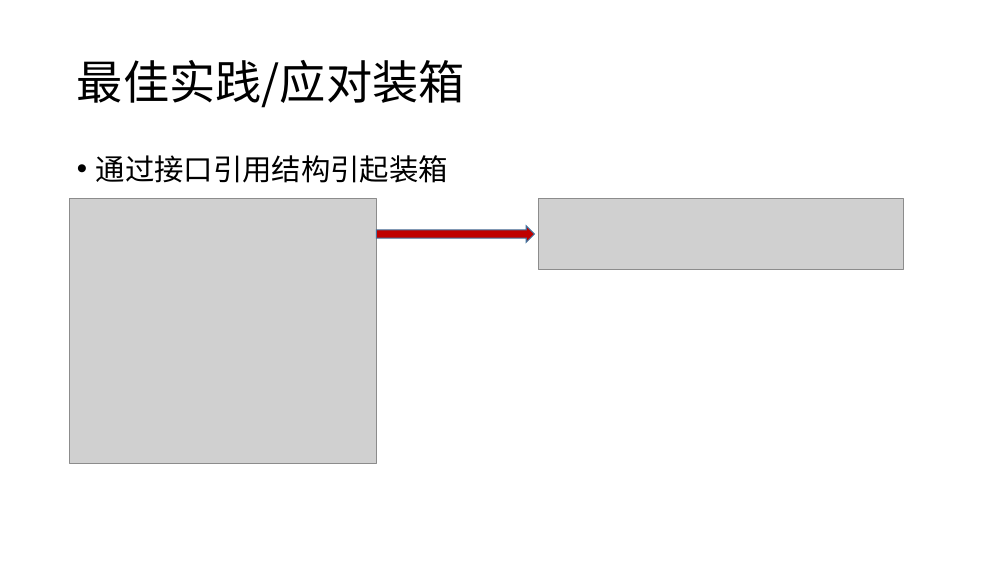
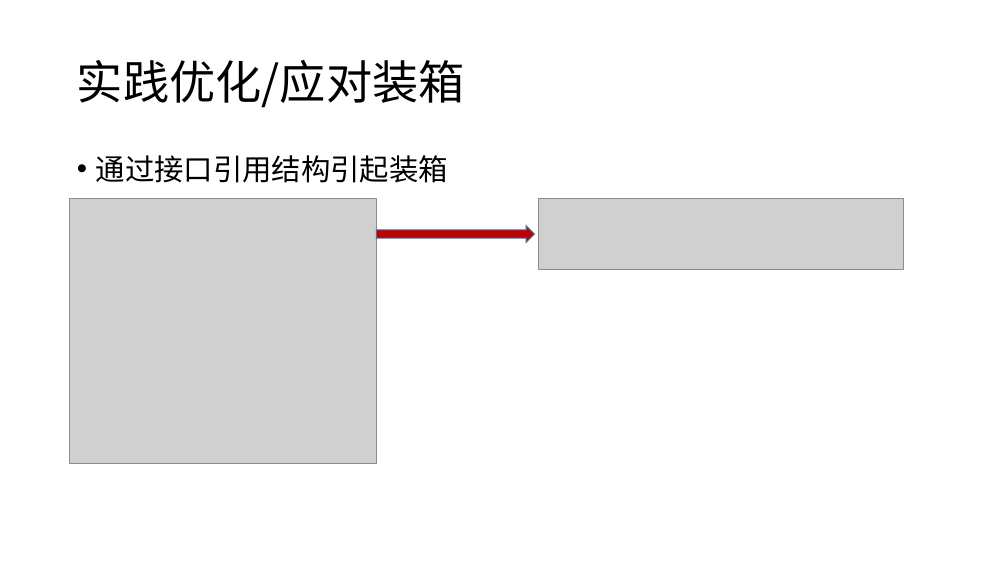
Before and after one commit to snakealpha/DotNetSession, a slide deck: slide 22 of pptx.pptx.pptx. Drawn at 1008x567 pixels with LibreOffice and Linux fonts; fonts in the diff are those of the drawing; grey boxes stand for pictures. Boxes give left, top, right and bottom in pixels: in the first picture for what was removed or moved away, otherwise in the second. Text is boxed around its words. In the diff, an @@ line names an element or a change of style, - is before the commit and + after.

```diff
--- a/pptx.pptx.pptx
+++ b/pptx.pptx.pptx
@@ title at (77, 60, 465, 108): text changed @@
-最佳实践/应对装箱
+实践优化/应对装箱
```
Also in this commit, not shown: 7 other slides changed, 4 slides added, 1 slide removed.
